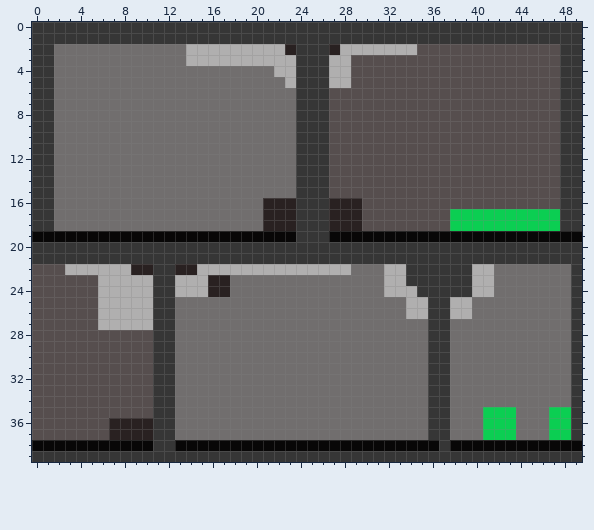
Pixel-art sprite: images/bricks8.png. The picture above was drawn from the file before the commit.
The file is 50x40 pixels. Colours within 5 levels of each other are drawn and written as one.
The same view after the edit:
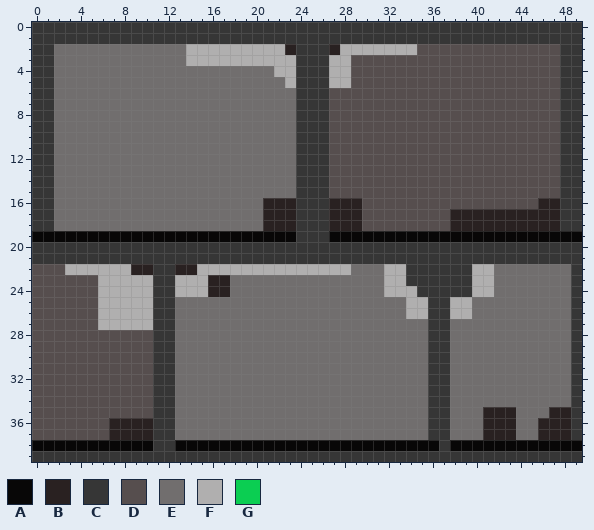
Palette (. is transparent): A #080707  B #292121  C #363636  D #564e4e  E #716e6e  F #b0afaf  G #0bce52
What changed:
Changed rows in their new state; - is an unchanged pixel.
first column x 38:
16 --------BB
17 BBBBBBBBBB
18 BBBBBBBBBB
first column x 41:
35 BBB---BB
36 BBB--BBB
37 BBB--BBB
Boxes around the changes in both pictures, in picture pixels (x1, y1, x2, y2):
changed: (450, 198, 560, 231)
changed: (483, 407, 571, 440)
